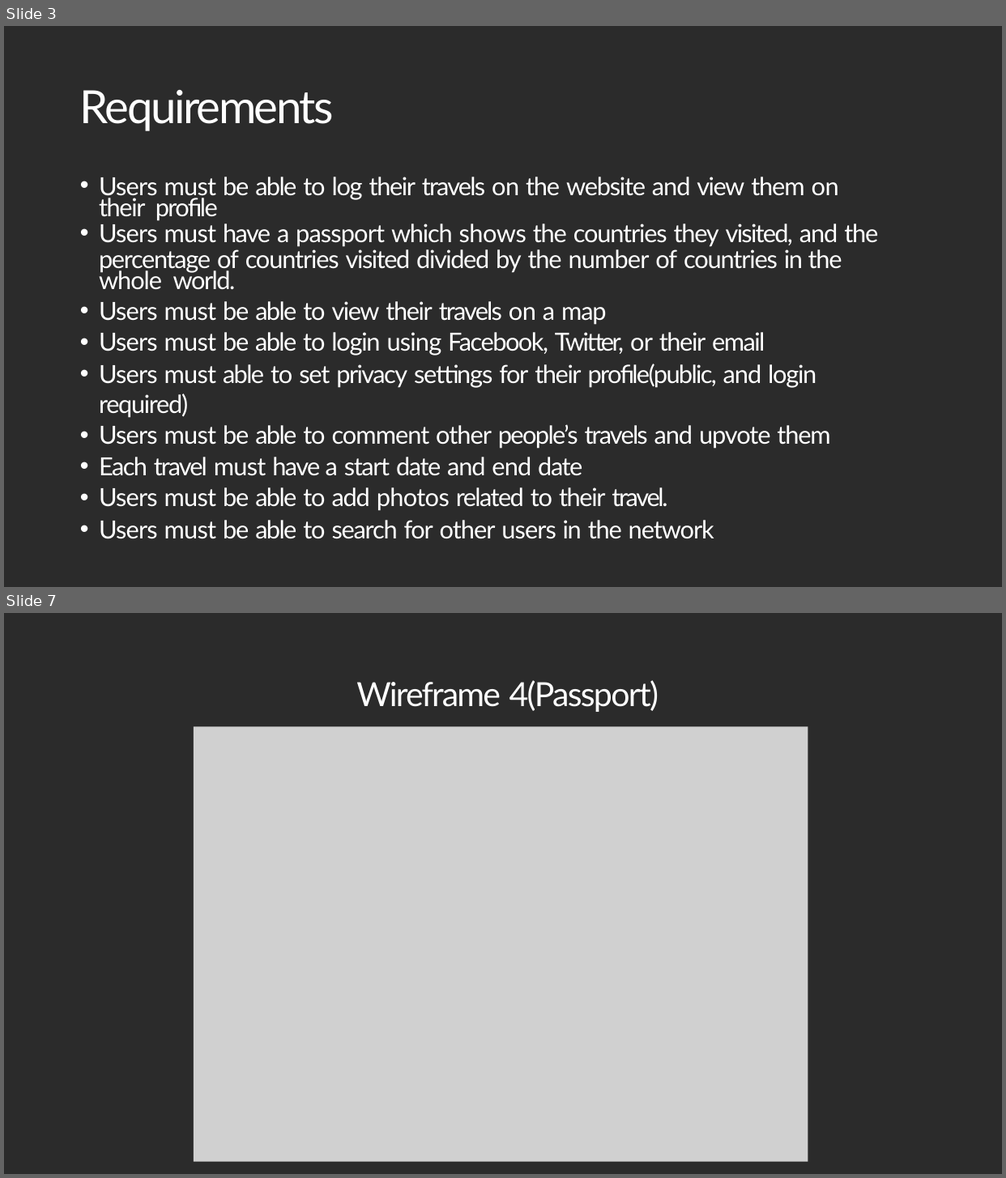
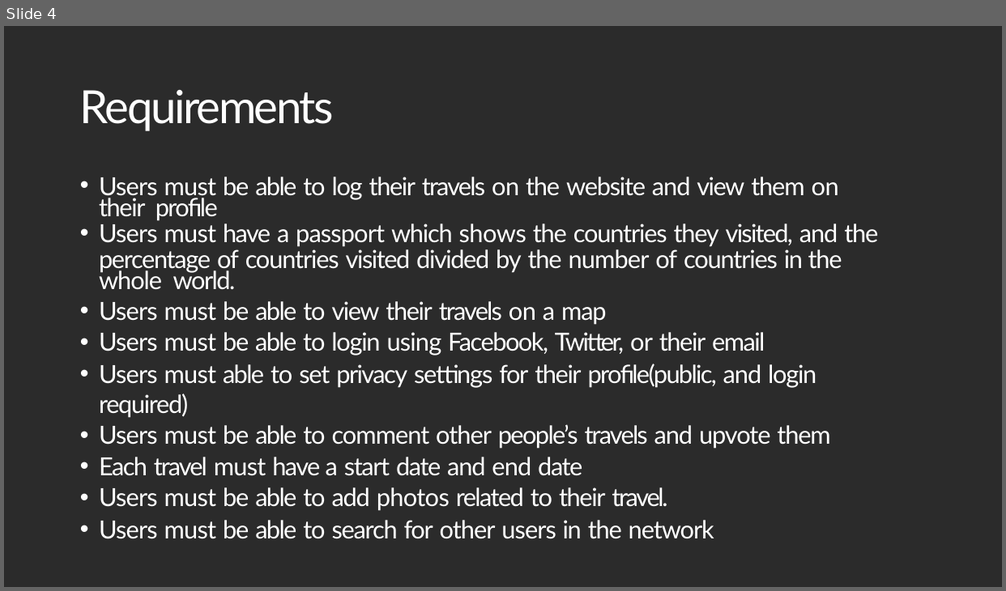
Before and after one commit to fmavb/travelmate, a slide deck: travelmate.pptx. Shown one above the other, each under a label of ours: slides 3 and 7 before the commit, slide 4 after it; the slides between them are not shown. The pictures are 1006x1178 and 1006x591 pixels, drawn with LibreOffice and Linux fonts; fonts in the diff are those of the drawing; grey boxes stand for pictures; background and template pictures are left out; a plain dark background stands for a picture behind light text. Boxes give left, top, right and bottom in pixels: in the first picture for what was removed or moved away, otherwise in the second. Text is boxed around its words. In the diff, an @@ line names an element or a change of style, - is before the commit and + after.

```diff
--- a/travelmate.pptx
+++ b/travelmate.pptx
@@ slide 7 removed at <box>4,613,1002,1174</box>, background picture (left out) @@
@@ title removed at <box>356,680,658,712</box> @@
-Wireframe 4(Passport)
@@ picture removed at <box>194,726,808,1161</box> @@
@@ what was slide 3 is now slide 4 @@
```
Also in this commit, not shown: 1 slide added, 6 other slides removed.
